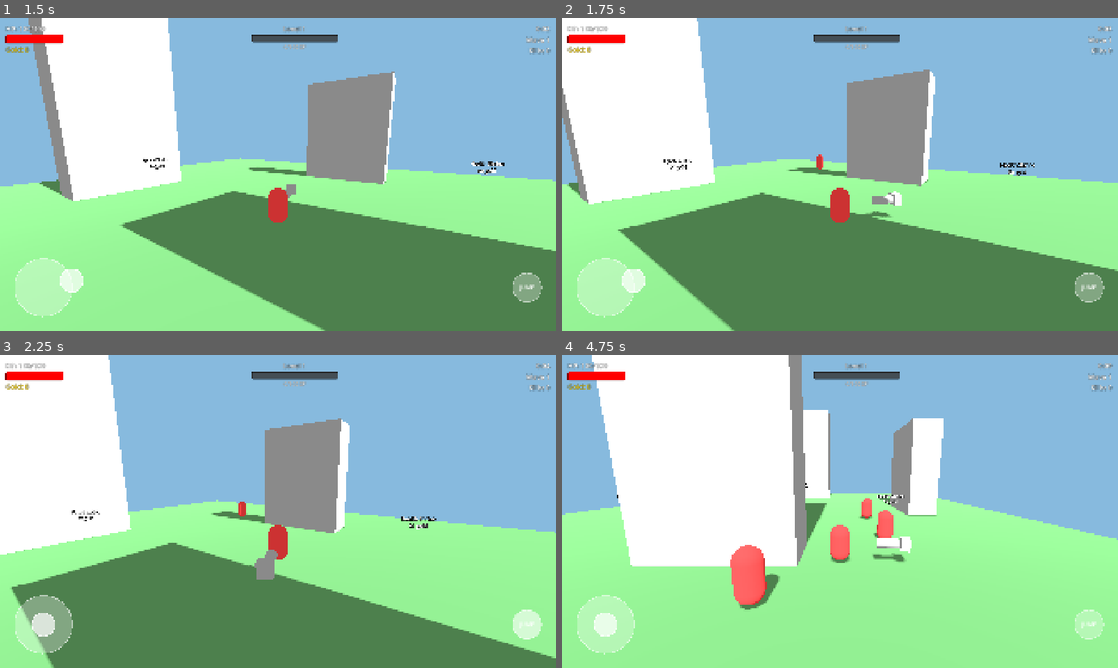
Above: before the commit, frames 1-4 (two rows, left to right).
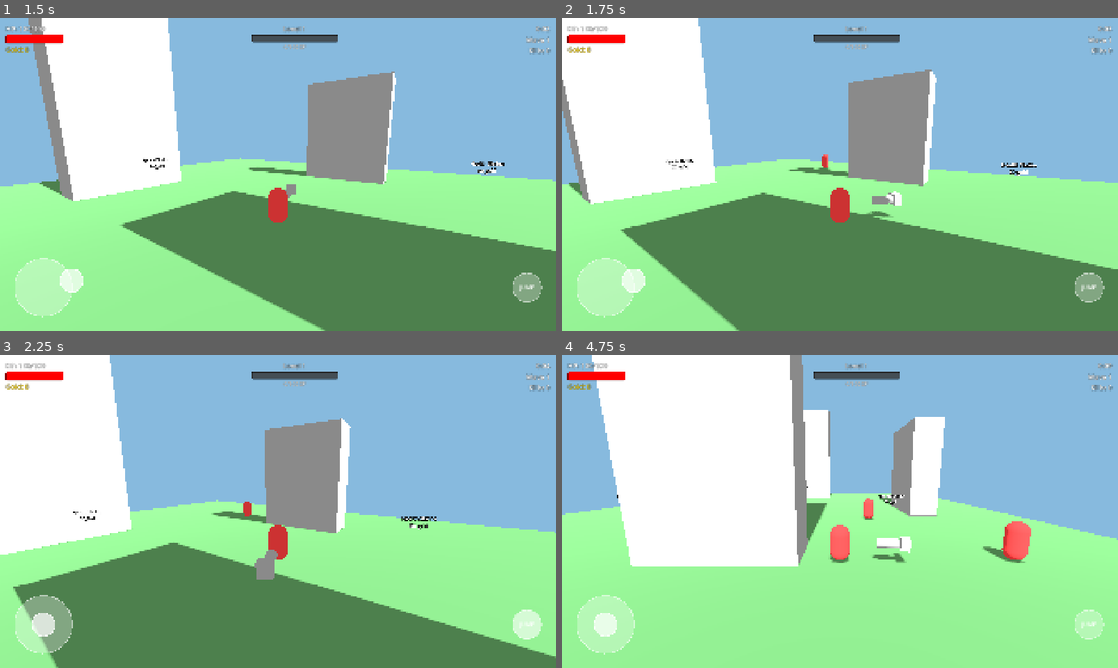
Above: after the commit, the same moments.

Repository: killer4nano/MegabonkMobile
Game: Godot game, scene res://scenes/levels/TestArena.tscn
Same seed, same stepped clock (60 frames per second), same inputs: the game is played once before the commit and once after it. This scene is started directly instead of the project's main scene.
Inputs (mouse positions are in pixels of both pictures, inside the frame that each line leads up to):
- Up to frame 1 (1.5 s): tap Enter at 0.5 s; drag from (278, 174) to (333, 105) at 0.52 s; drag from (44, 287) to (250, 237) at 1.27 s
- Up to frame 2 (1.75 s): no input
- Up to frame 3 (2.25 s): move the mouse to (528, 624) at 2.02 s; hold D from 2.03 s (still down); click (528, 624) at 2.17 s
- Up to frame 4 (4.75 s): release D at 2.75 s; drag from (812, 574) to (673, 464) at 2.77 s; move the mouse to (1006, 558) at 3.52 s; hold A 3.53-4.25 s; tap Space at 3.77 s; drag from (673, 464) to (756, 433) at 4.27 s

Frame 1 is identical in both runs. In frame 2, 1.5% of the frame differs, in the area x 0-100%, y 0-100%; in frame 3, 1.1%; in frame 4, 2.8%, in the area x 2-99%, y 0-82%.

Commit message:
Fix critical spawn and parser bugs, remove climbing visual feedback
## Bug Fixes

### 1. Enemy Spawn Position Bug (CRITICAL)
- Fixed enemies spawning directly under player at game start
- Root cause: Position set AFTER add_child(), but _ready() runs immediately
- Solution: Set enemy.position BEFORE add_child() in WaveManager
- Also fixed: Spawn relative to player position, not world origin
- Files: scripts/managers/WaveManager.gd

### 2. RangedEnemy Parser Errors (CRITICAL)
- Fixed duplicate 'attack_cooldown' declaration (already in BaseEnemy)
- Fixed duplicate 'attack_timer' declaration (already in BaseEnemy)
- Both caused parser errors blocking game execution
- Solution: Removed duplicate declarations, use inherited variables
- Files: scripts/enemies/RangedEnemy.gd

### 3. Climbing Color Change (User Request)
- Removed blue color change when enemies climb obstacles
- Enemies now maintain their original color during climbing
- Climbing functionality still works correctly
- Files: scripts/enemies/BaseEnemy.gd

## Testing Infrastructure

### Added Automated Test Suite
- Created SpawnPositionTest scene and script
- Tests spawn position calculation and distance verification
- Test documentation in test_reports/
- Batch runner: RUN_SPAWN_TEST.bat

### Added Bug Documentation
- Comprehensive bug reports in bug_reports/
- Includes root cause analysis and prevention guidelines
- Documents all fixes with before/after code examples

## Files Changed
- Modified: WaveManager.gd (spawn fix)
- Modified: BaseEnemy.gd (climbing visual removed)
- Modified: RangedEnemy.gd (parser errors fixed)
- Added: Automated test infrastructure
- Added: Bug reports and documentation
- Updated: .gitignore (exclude .claude/)

🤖 Generated with [Claude Code](https://claude.com/claude-code)

Co-Authored-By: Claude <noreply@anthropic.com>

Diff:
--- /dev/null
+++ b/megabonk-mobile/scenes/testing/SpawnPositionTest.tscn
@@ -0,0 +1,56 @@
+[gd_scene load_steps=8 format=3]
+
+[ext_resource type="PackedScene" uid="uid://dho5nhabi6q0i" path="res://scenes/player/Player.tscn" id="1"]
+[ext_resource type="Script" path="res://scripts/managers/WaveManager.gd" id="2"]
+[ext_resource type="Script" path="res://scripts/testing/SpawnPositionTest.gd" id="3"]
+
+[sub_resource type="NavigationMesh" id="NavigationMesh_1"]
+vertices = PackedVector3Array(-25, 0.5, -25, -25, 0.5, 25, 25, 0.5, 25, 25, 0.5, -25)
+polygons = [PackedInt32Array(3, 2, 0), PackedInt32Array(0, 2, 1)]
+
+[sub_resource type="PlaneMesh" id="PlaneMesh_1"]
+size = Vector2(50, 50)
+
+[sub_resource type="StandardMaterial3D" id="StandardMaterial3D_1"]
+albedo_color = Color(0.3, 0.5, 0.3, 1)
+
+[sub_resource type="BoxShape3D" id="BoxShape3D_1"]
+size = Vector3(50, 0.1, 50)
+
+[sub_resource type="Environment" id="Environment_1"]
+background_mode = 1
+background_color = Color(0.53, 0.73, 0.87, 1)
+ambient_light_source = 2
+ambient_light_color = Color(1, 1, 1, 1)
+
+[node name="SpawnPositionTest" type="Node3D"]
+
+[node name="TestRunner" type="Node" parent="."]
+script = ExtResource("3")
+
+[node name="WaveManager" type="Node" parent="."]
+script = ExtResource("2")
+
+[node name="NavigationRegion3D" type="NavigationRegion3D" parent="."]
+navigation_mesh = SubResource("NavigationMesh_1")
+
+[node name="Ground" type="StaticBody3D" parent="NavigationRegion3D"]
+collision_layer = 1
+collision_mask = 0
+
+[node name="MeshInstance3D" type="MeshInstance3D" parent="NavigationRegion3D/Ground"]
+mesh = SubResource("PlaneMesh_1")
+surface_material_override/0 = SubResource("StandardMaterial3D_1")
+
+[node name="CollisionShape3D" type="CollisionShape3D" parent="NavigationRegion3D/Ground"]
+shape = SubResource("BoxShape3D_1")
+
+[node name="Player" parent="." groups=["player"] instance=ExtResource("1")]
+transform = Transform3D(1, 0, 0, 0, 1, 0, 0, 0, 1, 0, 1, 0)
+
+[node name="DirectionalLight3D" type="DirectionalLight3D" parent="."]
+transform = Transform3D(1, 0, 0, 0, 0.707107, 0.707107, 0, -0.707107, 0.707107, 0, 10, 0)
+shadow_enabled = true
+
+[node name="WorldEnvironment" type="WorldEnvironment" parent="."]
+environment = SubResource("Environment_1")
--- a/megabonk-mobile/scripts/enemies/BaseEnemy.gd
+++ b/megabonk-mobile/scripts/enemies/BaseEnemy.gd
@@ -947,19 +947,25 @@
 				velocity.y = 0
 
 func _set_climbing_visual(climbing: bool) -> void:
-	"""Visual feedback for climbing state"""
-	var body = get_node_or_null("Body")
-	if body and body is MeshInstance3D:
-		var mat = body.get_surface_override_material(0)
-		if mat:
-			if climbing:
-				# Make enemy blue when climbing
-				mat.albedo_color = Color(0.2, 0.2, 0.8, 1.0)
-			else:
-				# Reset to original color based on enemy type
-				if self.name.contains("Fast"):
-					mat.albedo_color = Color.YELLOW
-				elif self.name.contains("Tank"):
-					mat.albedo_color = Color.PURPLE
-				else:
-					mat.albedo_color = Color.RED
+	"""Visual feedback for climbing state - DISABLED per user request"""
+	# User requested: No color change when climbing
+	# Climbing functionality still works, just no visual feedback
+	# Date: 2025-10-21
+	pass
+
+	# ORIGINAL CODE (disabled):
+	# var body = get_node_or_null("Body")
+	# if body and body is MeshInstance3D:
+	# 	var mat = body.get_surface_override_material(0)
+	# 	if mat:
+	# 		if climbing:
+	# 			# Make enemy blue when climbing
+	# 			mat.albedo_color = Color(0.2, 0.2, 0.8, 1.0)
+	# 		else:
+	# 			# Reset to original color based on enemy type
+	# 			if self.name.contains("Fast"):
+	# 				mat.albedo_color = Color.YELLOW
+	# 			elif self.name.contains("Tank"):
+	# 				mat.albedo_color = Color.PURPLE
+	# 			else:
+	# 				mat.albedo_color = Color.RED
--- a/megabonk-mobile/scripts/enemies/RangedEnemy.gd
+++ b/megabonk-mobile/scripts/enemies/RangedEnemy.gd
@@ -7,12 +7,12 @@
 
 @export var projectile_damage: float = 8.0
 @export var projectile_speed: float = 7.0  # Reduced from 10.0 for dodgeability
-@export var attack_cooldown: float = 2.0
+# Note: attack_cooldown inherited from BaseEnemy (set in _ready)
 @export var shoot_range: float = 8.0
 @export var charge_time: float = 0.8  # Telegraph windup time before firing
 
 # State tracking
-var attack_timer: float = 0.0
+# Note: attack_timer inherited from BaseEnemy
 var can_shoot: bool = true
 
 # BUG FIX: TASK-014 - Repositioning when line of sight blocked
@@ -39,6 +39,7 @@
 	xp_value = 15.0
 	gold_value = 3
 	attack_range = shoot_range
+	attack_cooldown = 2.0  # Override base cooldown (base is 1.0s)
 
 	# BUG FIX: TASK-004 - Create visual charge indicator
 	# Shows glowing sphere during 0.8s attack windup for dodging
--- a/megabonk-mobile/scripts/managers/WaveManager.gd
+++ b/megabonk-mobile/scripts/managers/WaveManager.gd
@@ -97,7 +97,7 @@
 
 ## Spawn a specific enemy type at a random spawn point
 func spawn_enemy(enemy_scene_path: String) -> void:
-	print("Wave ", current_wave, " - Spawning enemy type: ", enemy_scene_path)
+	var spawn_pos = get_random_spawn_position()
 
 	var enemy_scene = load(enemy_scene_path)
 	if not enemy_scene:
@@ -105,11 +105,14 @@
 		return
 
 	var enemy = enemy_scene.instantiate()
-	var spawn_pos = get_random_spawn_position()
-
-	# Add enemy to the scene
+
+	# BUG FIX: Set position property BEFORE adding to tree
+	# Reason: BaseEnemy._ready() uses global_position, so position must be set first
+	# Date: 2025-10-21
+	enemy.position = spawn_pos
+
+	# Add enemy to the scene (this triggers _ready())
 	get_tree().current_scene.add_child(enemy)
-	enemy.global_position = spawn_pos
 
 	enemy_spawned.emit(enemy)
 	enemies_spawned_this_wave += 1
@@ -126,16 +129,24 @@
 		if spawn_pos != Vector3.ZERO:
 			return spawn_pos
 
-	# Fallback: Use circular spawn pattern (for static maps)
+	# BUG FIX: Spawn relative to player position, not world origin
+	# This ensures enemies always spawn at arena_radius distance from player
+	# Date: 2025-10-21
+	var player = get_tree().get_first_node_in_group("player")
+	var center_point = Vector3.ZERO
+
+	if player:
+		center_point = player.global_position
+	else:
+		push_warning("WaveManager: No player found! Spawning relative to world origin")
+
 	# Random angle around the circle
 	var angle = randf() * TAU  # TAU = 2 * PI
 
-	# Calculate position using sin/cos
-	var x = cos(angle) * arena_radius
-	var z = sin(angle) * arena_radius
-
-	# Y position at ground level
-	var y = 0.0
+	# Calculate position using sin/cos, relative to center_point (player or origin)
+	var x = center_point.x + (cos(angle) * arena_radius)
+	var z = center_point.z + (sin(angle) * arena_radius)
+	var y = center_point.y
 
 	return Vector3(x, y, z)
 
--- /dev/null
+++ b/megabonk-mobile/scripts/testing/SpawnPositionTest.gd
@@ -0,0 +1,265 @@
+extends Node
+## Automated test for enemy spawn position verification
+## Tests that enemies spawn at correct distance from player
+
+# Test configuration
+const MIN_SPAWN_DISTANCE = 15.0
+const EXPECTED_SPAWN_DISTANCE = 20.0
+const DISTANCE_TOLERANCE = 2.0
+const NUM_TEST_SPAWNS = 10
+
+# Test results
+var test_count = 0
+var passed_count = 0
+var failed_count = 0
+var test_results = []
+
+# References
+var wave_manager: Node
+var player: Node3D
+
+func _ready() -> void:
+	print("\n" + "=".repeat(80))
+	print("SPAWN POSITION TEST - STARTING")
+	print("=".repeat(80))
+
+	# Wait for scene to be ready
+	await get_tree().process_frame
+	await get_tree().process_frame
+
+	# Find required nodes
+	player = get_tree().get_first_node_in_group("player")
+	wave_manager = get_node_or_null("../WaveManager")
+
+	if not player:
+		push_error("TEST FAILED: No player found in scene!")
+		return
+
+	if not wave_manager:
+		push_error("TEST FAILED: No WaveManager found in scene!")
+		return
+
+	print("Player found at: ", player.global_position)
+	print("WaveManager found")
+	print()
+
+	# Run all tests
+	await run_all_tests()
+
+	# Report results
+	report_results()
+
+func run_all_tests() -> void:
+	print("Running spawn position tests...")
+	print()
+
+	# Test 1: Verify spawn position calculation
+	await test_spawn_position_calculation()
+
+	# Test 2: Verify multiple spawn positions
+	await test_multiple_spawns()
+
+	# Test 3: Verify player position is used correctly
+	await test_player_position_usage()
+
+func test_spawn_position_calculation() -> void:
+	"""Test that get_random_spawn_position returns valid positions"""
+	test_count += 1
+	print("TEST 1: Spawn Position Calculation")
+	print("-" * 40)
+
+	var player_pos = player.global_position
+	print("Player position: ", player_pos)
+
+	var spawn_pos = wave_manager.get_random_spawn_position()
+	print("Calculated spawn position: ", spawn_pos)
+
+	var distance = player_pos.distance_to(spawn_pos)
+	print("Distance from player: ", distance, "m")
+	print("Expected distance: ", EXPECTED_SPAWN_DISTANCE, "m")
+
+	var result = {
+		"test": "Spawn Position Calculation",
+		"player_pos": player_pos,
+		"spawn_pos": spawn_pos,
+		"distance": distance,
+		"expected": EXPECTED_SPAWN_DISTANCE,
+		"passed": false
+	}
+
+	if distance >= MIN_SPAWN_DISTANCE:
+		if abs(distance - EXPECTED_SPAWN_DISTANCE) <= DISTANCE_TOLERANCE:
+			print("✅ PASS: Spawn distance within tolerance")
+			passed_count += 1
+			result.passed = true
+		else:
+			print("⚠️ PASS (with warning): Distance acceptable but not exact (", distance, "m vs ", EXPECTED_SPAWN_DISTANCE, "m expected)")
+			passed_count += 1
+			result.passed = true
+	else:
+		print("❌ FAIL: Spawn too close to player! (", distance, "m < ", MIN_SPAWN_DISTANCE, "m minimum)")
+		failed_count += 1
+
+	test_results.append(result)
+	print()
+
+func test_multiple_spawns() -> void:
+	"""Test multiple spawn positions to verify consistency"""
+	test_count += 1
+	print("TEST 2: Multiple Spawn Positions (", NUM_TEST_SPAWNS, " spawns)")
+	print("-" * 40)
+
+	var player_pos = player.global_position
+	var all_passed = true
+	var min_distance = INF
+	var max_distance = 0.0
+	var avg_distance = 0.0
+
+	for i in range(NUM_TEST_SPAWNS):
+		var spawn_pos = wave_manager.get_random_spawn_position()
+		var distance = player_pos.distance_to(spawn_pos)
+
+		print("  Spawn ", i + 1, ": ", spawn_pos, " (distance: ", snappedf(distance, 0.01), "m)")
+
+		min_distance = min(min_distance, distance)
+		max_distance = max(max_distance, distance)
+		avg_distance += distance
+
+		if distance < MIN_SPAWN_DISTANCE:
+			print("    ❌ TOO CLOSE!")
+			all_passed = false
+
+	avg_distance /= NUM_TEST_SPAWNS
+
+	print()
+	print("Min distance: ", snappedf(min_distance, 0.01), "m")
+	print("Max distance: ", snappedf(max_distance, 0.01), "m")
+	print("Avg distance: ", snappedf(avg_distance, 0.01), "m")
+
+	var result = {
+		"test": "Multiple Spawn Positions",
+		"min_distance": min_distance,
+		"max_distance": max_distance,
+		"avg_distance": avg_distance,
+		"all_passed": all_passed
+	}
+
+	if all_passed and min_distance >= MIN_SPAWN_DISTANCE:
+		print("✅ PASS: All spawns at safe distance")
+		passed_count += 1
+		result.passed = true
+	else:
+		print("❌ FAIL: Some spawns too close to player")
+		failed_count += 1
+		result.passed = false
+
+	test_results.append(result)
+	print()
+
+func test_player_position_usage() -> void:
+	"""Verify that spawn positions update when player moves"""
+	test_count += 1
+	print("TEST 3: Player Position Usage")
+	print("-" * 40)
+
+	var initial_player_pos = player.global_position
+	print("Initial player position: ", initial_player_pos)
+
+	# Get spawn position at initial location
+	var spawn_pos_1 = wave_manager.get_random_spawn_position()
+	var distance_1 = initial_player_pos.distance_to(spawn_pos_1)
+	print("Spawn 1: ", spawn_pos_1, " (distance: ", snappedf(distance_1, 0.01), "m)")
+
+	# Move player to a different location
+	var new_player_pos = initial_player_pos + Vector3(50, 0, 50)
+	player.global_position = new_player_pos
+	await get_tree().process_frame
+
+	print("Moved player to: ", new_player_pos)
+
+	# Get spawn position at new location
+	var spawn_pos_2 = wave_manager.get_random_spawn_position()
+	var distance_2 = new_player_pos.distance_to(spawn_pos_2)
+	print("Spawn 2: ", spawn_pos_2, " (distance: ", snappedf(distance_2, 0.01), "m)")
+
+	# Calculate expected change in spawn position
+	var spawn_moved_correctly = spawn_pos_2.distance_to(spawn_pos_1) > 40.0  # Should move ~50 units with player
+
+	var result = {
+		"test": "Player Position Usage",
+		"initial_pos": initial_player_pos,
+		"new_pos": new_player_pos,
+		"spawn_1": spawn_pos_1,
+		"spawn_2": spawn_pos_2,
+		"distance_1": distance_1,
+		"distance_2": distance_2,
+		"spawn_moved": spawn_moved_correctly
+	}
+
+	# Restore player position
+	player.global_position = initial_player_pos
+
+	if spawn_moved_correctly and distance_2 >= MIN_SPAWN_DISTANCE:
+		print("✅ PASS: Spawn positions correctly follow player")
+		passed_count += 1
+		result.passed = true
+	else:
+		print("❌ FAIL: Spawn positions not following player correctly")
+		failed_count += 1
+		result.passed = false
+
+	test_results.append(result)
+	print()
+
+func report_results() -> void:
+	print("=".repeat(80))
+	print("SPAWN POSITION TEST - RESULTS")
+	print("=".repeat(80))
+	print("Tests run: ", test_count)
+	print("Passed: ", passed_count)
+	print("Failed: ", failed_count)
+	print()
+
+	if failed_count == 0:
+		print("✅ ALL TESTS PASSED")
+		print("Spawn system is working correctly!")
+	else:
+		print("❌ SOME TESTS FAILED")
+		print("Spawn system needs fixes!")
+		print()
+		print("Failed tests:")
+		for result in test_results:
+			if not result.get("passed", false):
+				print("  - ", result.test)
+
+	print("=".repeat(80))
+	print()
+
+	# Save test report
+	save_test_report()
+
+func save_test_report() -> void:
+	var date_time = Time.get_datetime_string_from_system()
+	var report_path = "user://spawn_position_test_report.txt"
+
+	var report = ""
+	report += "SPAWN POSITION TEST REPORT\n"
+	report += "Date: " + date_time + "\n"
+	report += "=" * 80 + "\n\n"
+	report += "Tests run: " + str(test_count) + "\n"
+	report += "Passed: " + str(passed_count) + "\n"
+	report += "Failed: " + str(failed_count) + "\n\n"
+
+	for result in test_results:
+		report += "Test: " + result.test + "\n"
+		report += "Status: " + ("PASS" if result.get("passed", false) else "FAIL") + "\n"
+		report += "Details: " + str(result) + "\n\n"
+
+	var file = FileAccess.open(report_path, FileAccess.WRITE)
+	if file:
+		file.store_string(report)
+		file.close()
+		print("Test report saved to: ", report_path)
+		print("(Check user:// directory: ", OS.get_user_data_dir(), ")")
+	else:
+		push_error("Failed to save test report")
Not shown, added: megabonk-mobile/scripts/testing/SpawnPositionTest.gd.uid
Not shown, changed: .gitignore
Not shown, added: megabonk-mobile/RUN_SPAWN_TEST.bat
Not shown, added: megabonk-mobile/bug_reports/2025-10-21_climbing_color_change_removed.md
Not shown, added: megabonk-mobile/bug_reports/2025-10-21_enemy_spawn_position_bug.md
Not shown, added: megabonk-mobile/bug_reports/2025-10-21_ranged_enemy_parser_errors.md
Not shown, added: megabonk-mobile/test_reports/SPAWN_DEBUG_INSTRUCTIONS.md
